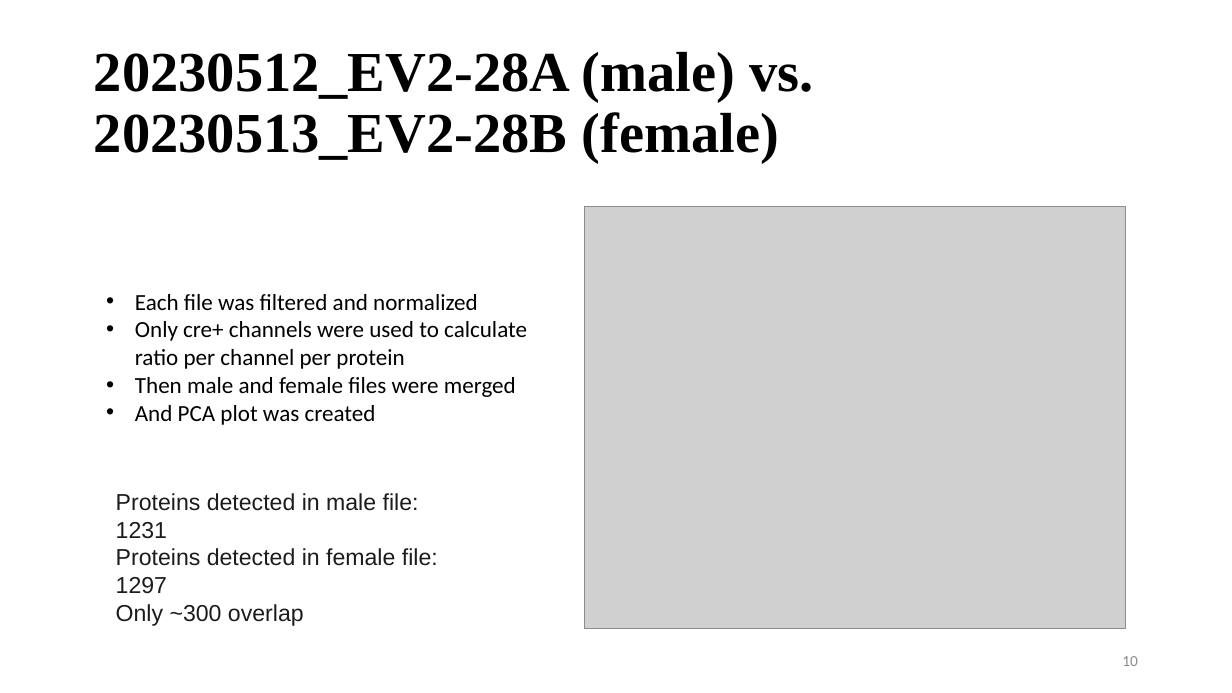
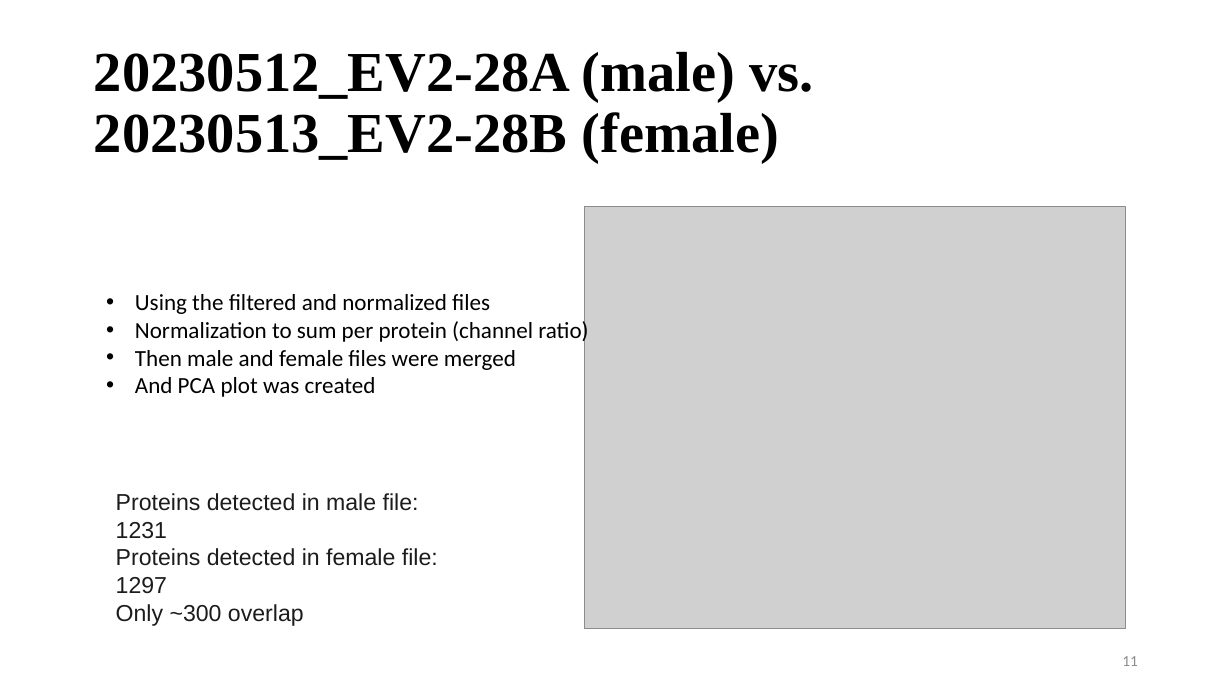
Before and after one commit to vinogradova-lab/cell-type-specific-proximity-labeling, a slide deck: slide 12 of docs/update_052523.pptx (slide 11 before the commit). Drawn at 1232x693 pixels with LibreOffice and Linux fonts; fonts in the diff are those of the drawing; grey boxes stand for pictures. Boxes give left, top, right and bottom in pixels: in the first picture for what was removed or moved away, otherwise in the second. Text is boxed around its words. In the diff, an @@ line names an element or a change of style, - is before the commit and + after.

```diff
--- a/docs/update_052523.pptx
+++ b/docs/update_052523.pptx
@@ text at (x1=135, y1=294, x2=588, y2=344): text changed @@
-• Each file was filtered and normalized
-• Only cre+ channels were used to calculate ratio per channel per protein
+• Using the filtered and normalized files
+• Normalization to sum per protein (channel ratio)
@@ page number at (x1=1122, y1=656, x2=1138, y2=666): text changed @@
-10
+11
```
Also in this commit, not shown: 7 other slides changed, 1 slide added.
